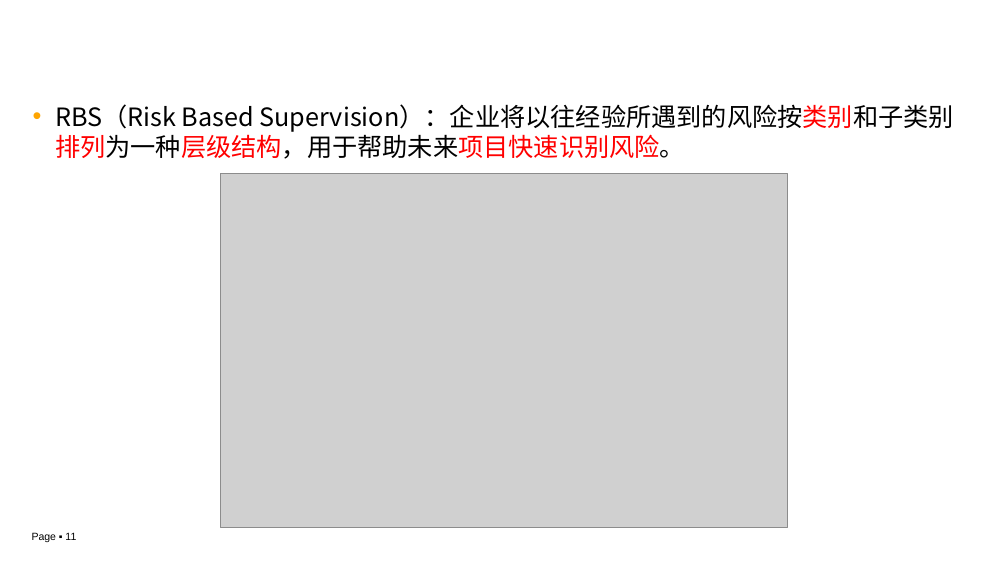
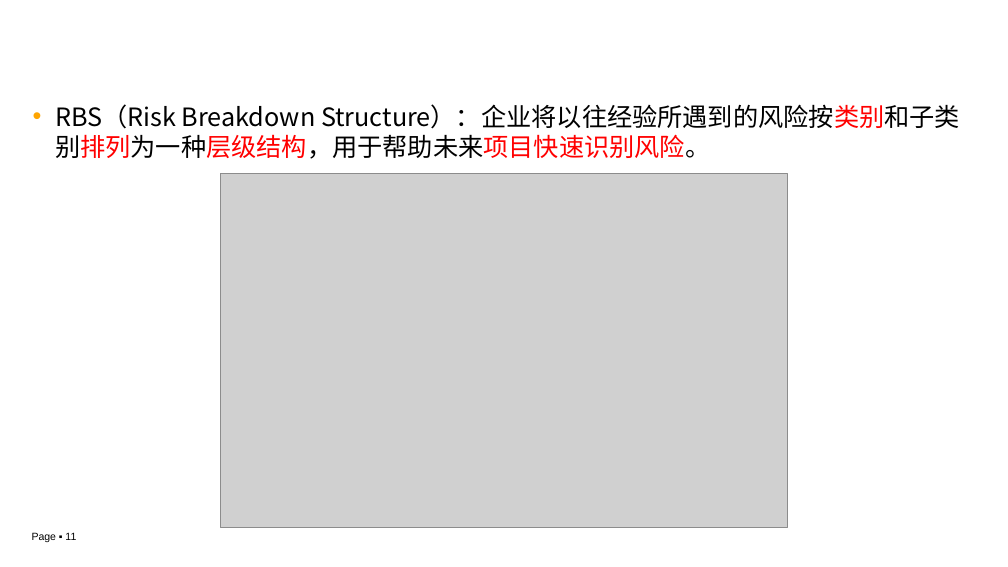
Before and after one commit to edu2act/course-IT-Project-Management, a slide deck: slide 11 of materials/slides/ch03-8.pptx. Drawn at 1008x567 pixels with LibreOffice and Linux fonts; fonts in the diff are those of the drawing; grey boxes stand for pictures; background and template pictures are left out. Boxes give left, top, right and bottom in pixels: in the first picture for what was removed or moved away, otherwise in the second. Text is boxed around its words. In the diff, an @@ line names an element or a change of style, - is before the commit and + after.

Commit message:
更新 PPT ch3-8

```diff
--- a/materials/slides/ch03-8.pptx
+++ b/materials/slides/ch03-8.pptx
@@ text at box(55, 104, 960, 159): text changed @@
-    • RBS（Risk Based Supervision）：企业将以往经验所遇到的风险按类别和子类别排列为一种层级结构，用于帮助未来项目快速识别风险。
+    • RBS（Risk Breakdown Structure）：企业将以往经验所遇到的风险按类别和子类别排列为一种层级结构，用于帮助未来项目快速识别风险。
```
